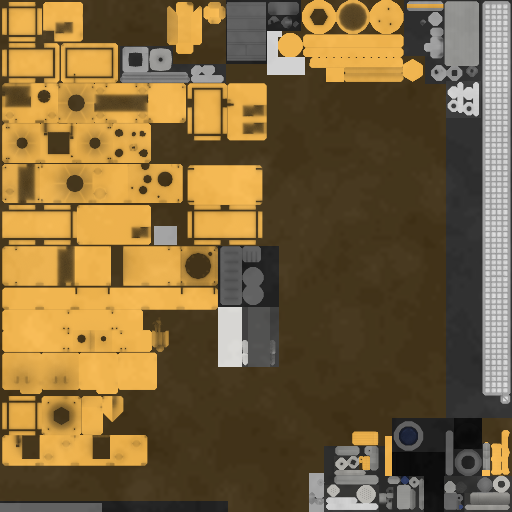
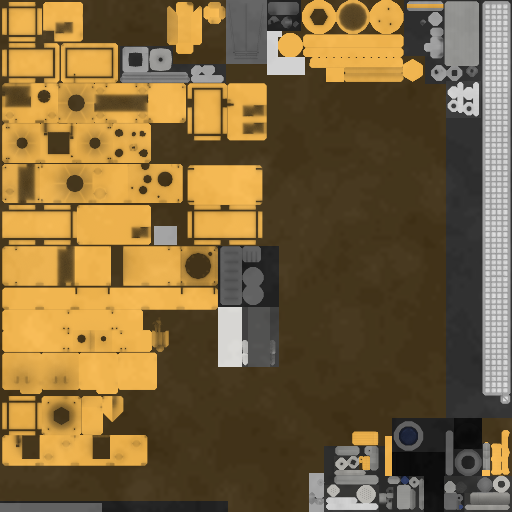
Two versions of the same layered image (w=512, h=512). Layer-by-layer changes:
painted on "AO" over [226, 0, 267, 64]
